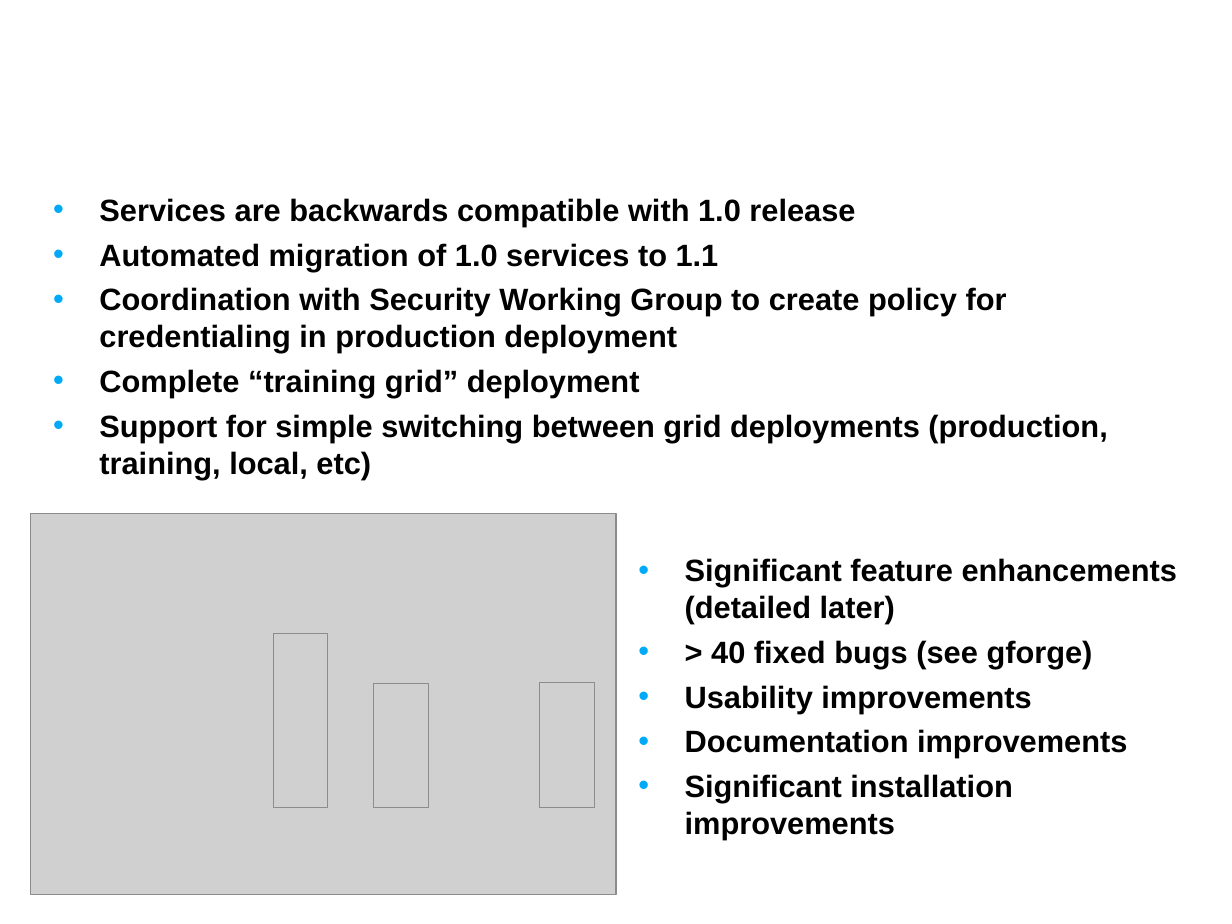
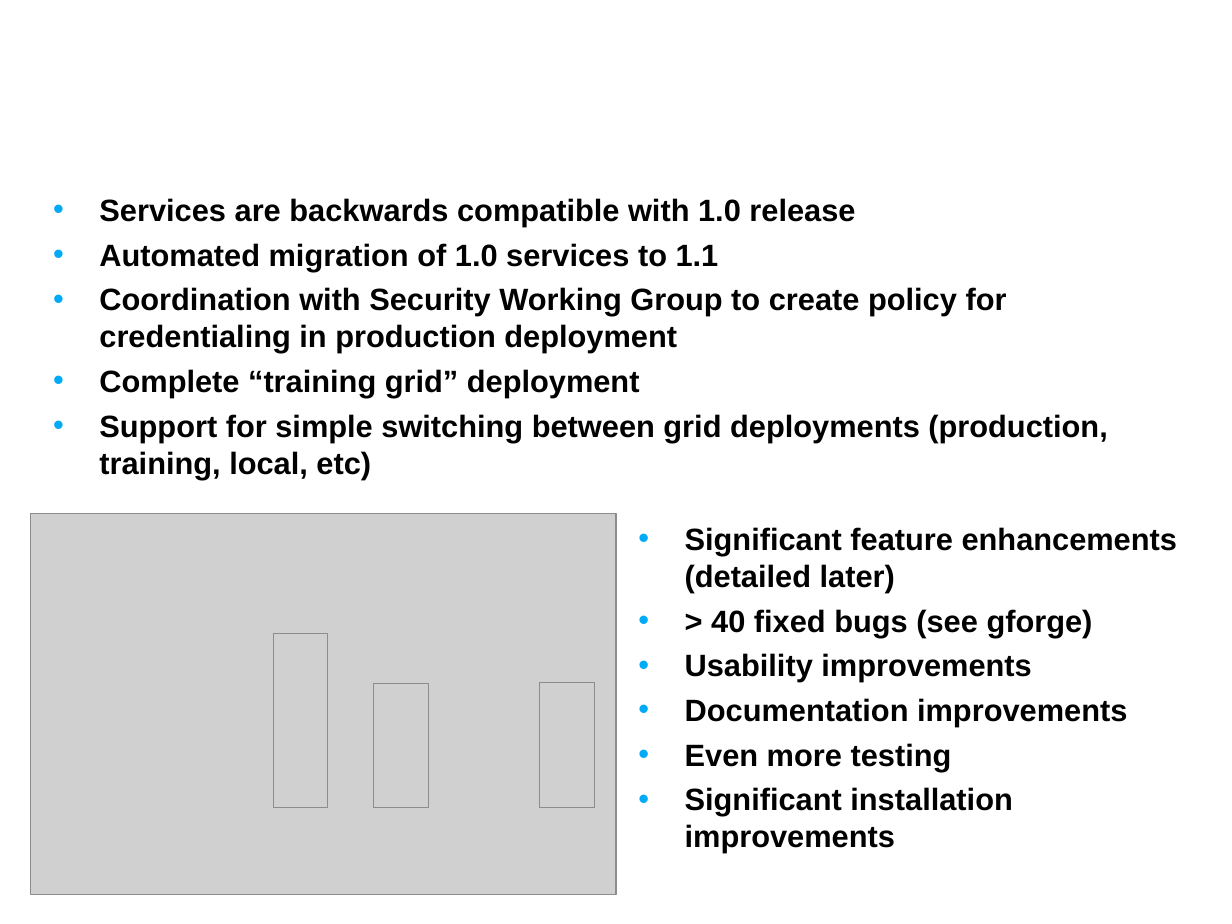
Before and after one commit to NCIP/cagrid-docs, a slide deck: slide 3 of presentations/200708_VCDE_ARCH/20070807_Day2_caGrid-1.1_Overview.ppt. Drawn at 1232x924 pixels with LibreOffice and Linux fonts; fonts in the diff are those of the drawing; grey boxes stand for pictures; background and template pictures are left out. Boxes give left, top, right and bottom in pixels: in the first picture for what was removed or moved away, otherwise in the second. Text is boxed around its words. In the diff, an @@ line names an element or a change of style, - is before the commit and + after.

```diff
--- a/presentations/200708_VCDE_ARCH/20070807_Day2_caGrid-1.1_Overview.ppt
+++ b/presentations/200708_VCDE_ARCH/20070807_Day2_caGrid-1.1_Overview.ppt
@@ text "Significant feature enhancements (detailed later)": place and size @@
-text "Significant feature enhancements (detailed later)" at (685, 558, 1177, 840)
+text "Significant feature enhancements (detailed later)" at (685, 527, 1177, 816)
@@ text at (685, 743, 952, 771): paragraph added @@
+• Even more testing
```
Also in this commit, not shown: 3 other slides changed, 3 slides added, 1 slide removed.
